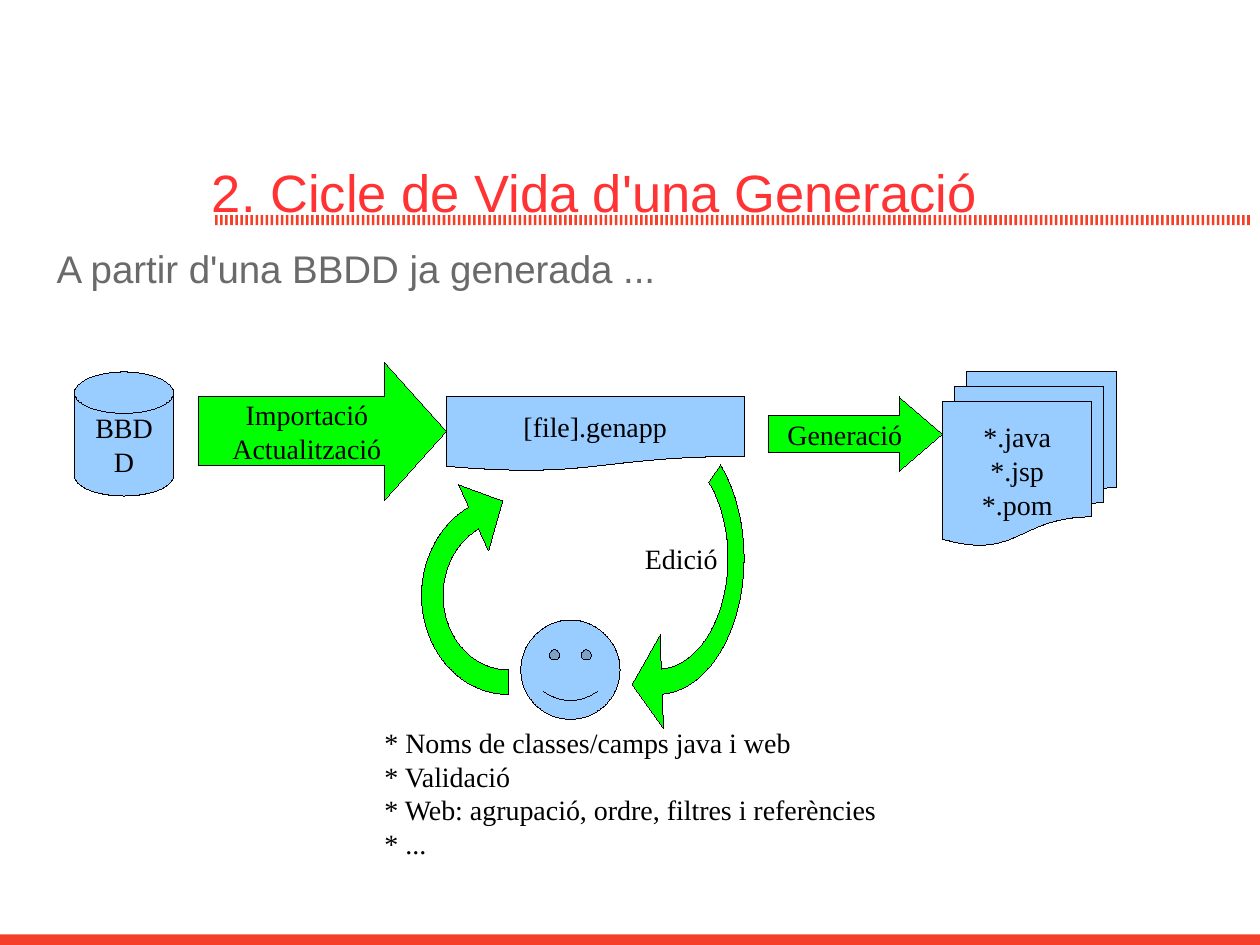
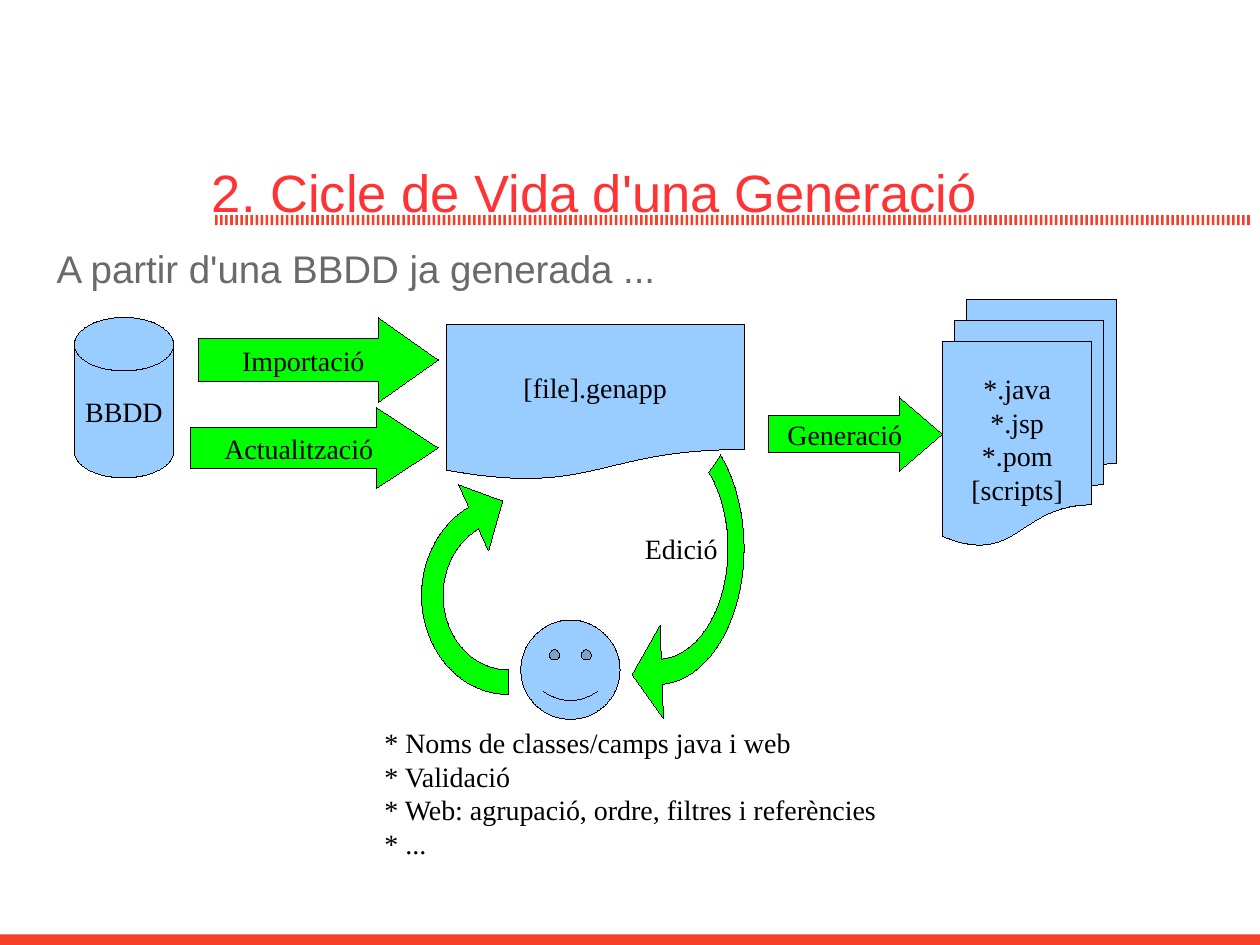
Before and after one commit to GovernIB/genapp, a slide deck: slide 3 of genapp-core/branches/genapp-1.0/doc/genapp.odp. Drawn at 1260x945 pixels with LibreOffice and Linux fonts; fonts in the diff are those of the drawing; background and template pictures are left out. Boxes give left, top, right and bottom in pixels: in the first picture for what was removed or moved away, otherwise in the second. Text is boxed around its words. In the diff, an @@ line names an element or a change of style, - is before the commit and + after.

```diff
--- a/genapp-core/branches/genapp-1.0/doc/genapp.odp
+++ b/genapp-core/branches/genapp-1.0/doc/genapp.odp
@@ cylinder "BBDD": place and size @@
-cylinder "BBDD" at bbox=[74, 372, 174, 495]
+cylinder "BBDD" at bbox=[74, 318, 174, 478]
@@ right arrow "Importació": place and size @@
-right arrow "Importació" at bbox=[198, 362, 446, 500]
+right arrow "Importació" at bbox=[198, 318, 437, 402]
@@ right arrow "Importació" at bbox=[198, 318, 437, 402]: proportions changed @@
@@ flow chart document "[file].genapp": place and size @@
-flow chart document "[file].genapp" at bbox=[446, 397, 743, 471]
+flow chart document "[file].genapp" at bbox=[446, 324, 743, 480]
@@ flow chart multidocument "*.java": place and size @@
-flow chart multidocument "*.java" at bbox=[942, 372, 1116, 546]
+flow chart multidocument "*.java" at bbox=[942, 300, 1116, 546]
@@ right arrow added at bbox=[190, 407, 438, 488], fill #00FF00, outline #000000 0 pt, 16 pt, text #000000 @@
+Actualització
@@ freeform shape "Edició": place and size @@
-freeform shape "Edició" at bbox=[571, 422, 745, 696]
+freeform shape "Edició" at bbox=[571, 412, 745, 685]
@@ text in right arrow at bbox=[232, 439, 381, 460]: paragraph removed @@
-Actualització
@@ text in flow chart multidocument at bbox=[971, 480, 1062, 506]: paragraph added @@
+[scripts]
```
Also in this commit, not shown: 8 other slides changed, 1 other file.
